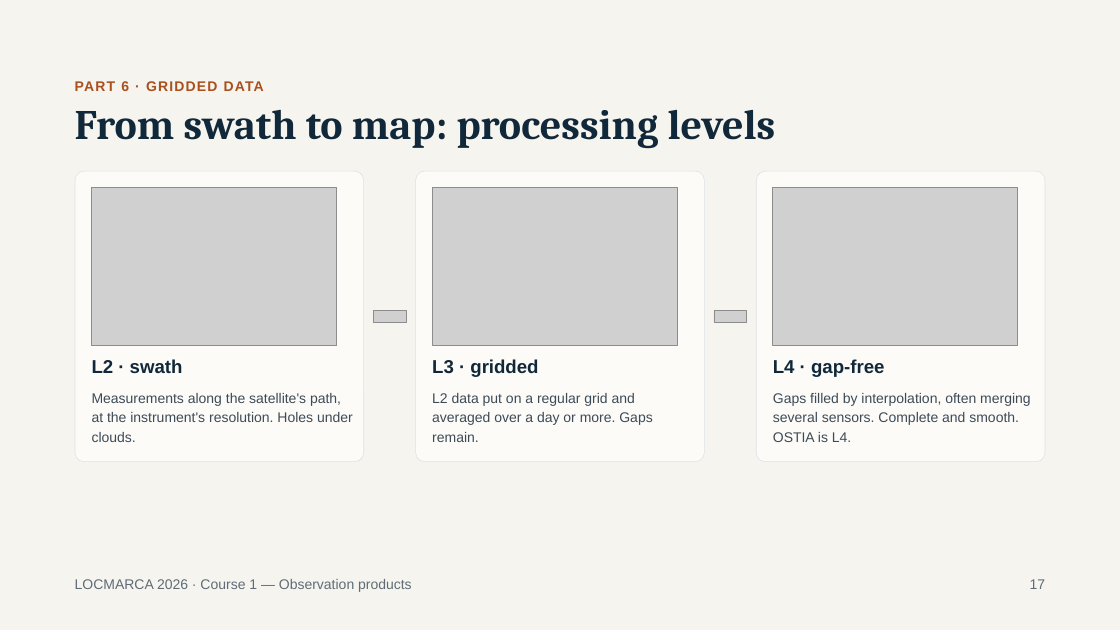
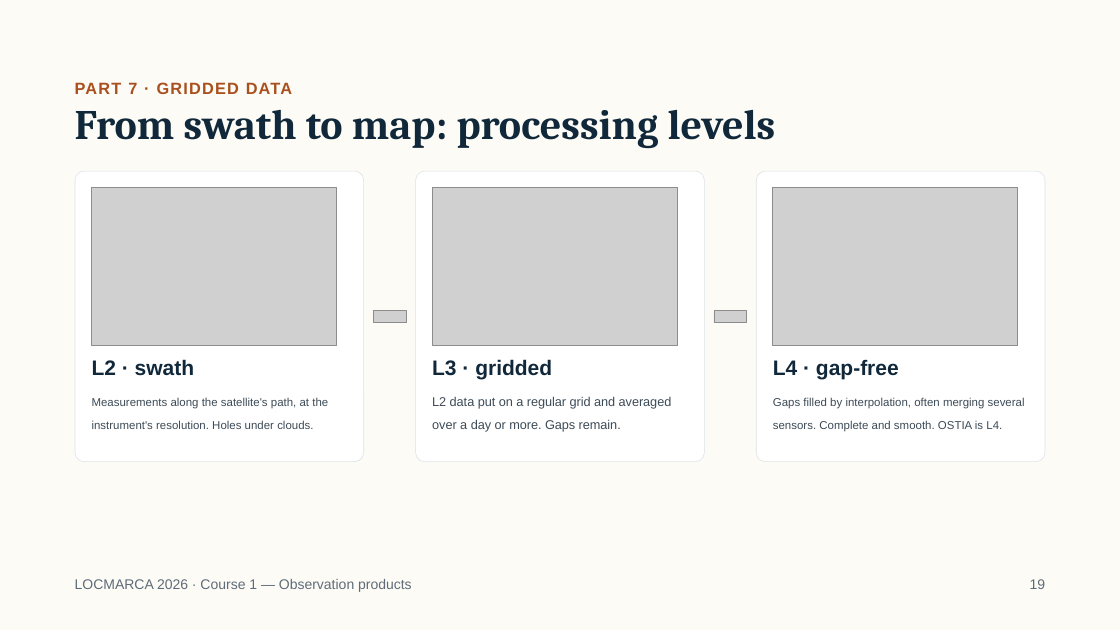
Before and after one commit to gcambon/script-locmarca, a slide deck: slide 21 of Courses/01_course_observation_products.pptx (slide 17 before the commit). Drawn at 1120x630 pixels with LibreOffice and Linux fonts; fonts in the diff are those of the drawing; grey boxes stand for pictures. Boxes give left, top, right and bottom in pixels: in the first picture for what was removed or moved away, otherwise in the second. Text is boxed around its words. In the diff, an @@ line names an element or a change of style, - is before the commit and + after.

```diff
--- a/Courses/01_course_observation_products.pptx
+++ b/Courses/01_course_observation_products.pptx
@@ background #F6F4EE to #FDFBF6 @@
@@ text at box(75, 82, 292, 94): text changed; size 12 to 14 pt @@
-PART 6 · GRIDDED DATA
+PART 7 · GRIDDED DATA
@@ fill #FCFBF8 to #FFFFFF in 3 elements at box(75, 171, 364, 462), box(416, 171, 705, 462), box(756, 171, 1045, 462) @@
@@ size 16 to 18 pt; line spacing 19.2pt to 21.6pt in 3 elements at box(92, 359, 194, 376), box(432, 359, 552, 380), box(773, 359, 899, 380) @@
@@ text "Measurements along the satellite's path, ..." at box(92, 397, 328, 429): size 12 to 9.8 pt; line spacing 16.8pt to 19.6pt @@
@@ text "L2 data put on a ..." at box(432, 396, 672, 432): size 12 to 10.8 pt; line spacing 16.8pt to 19.6pt @@
@@ text "Gaps filled by interpolation, often ..." at box(773, 397, 1025, 432): size 12 to 9.8 pt; line spacing 16.8pt to 19.6pt @@
@@ text at box(1030, 579, 1046, 589): text changed @@
-17
+19
```
Also in this commit, not shown: 19 other slides changed, 5 slides added, 1 slide removed, 3 other files.
